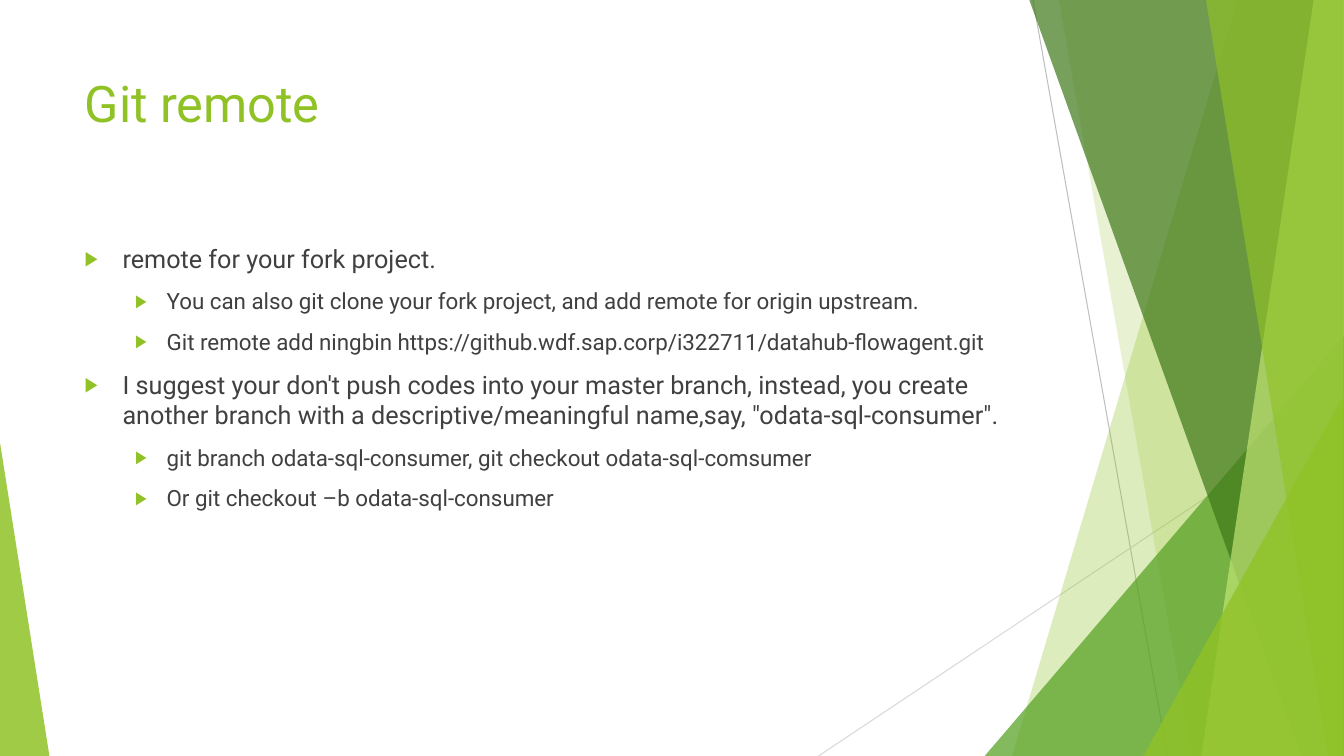
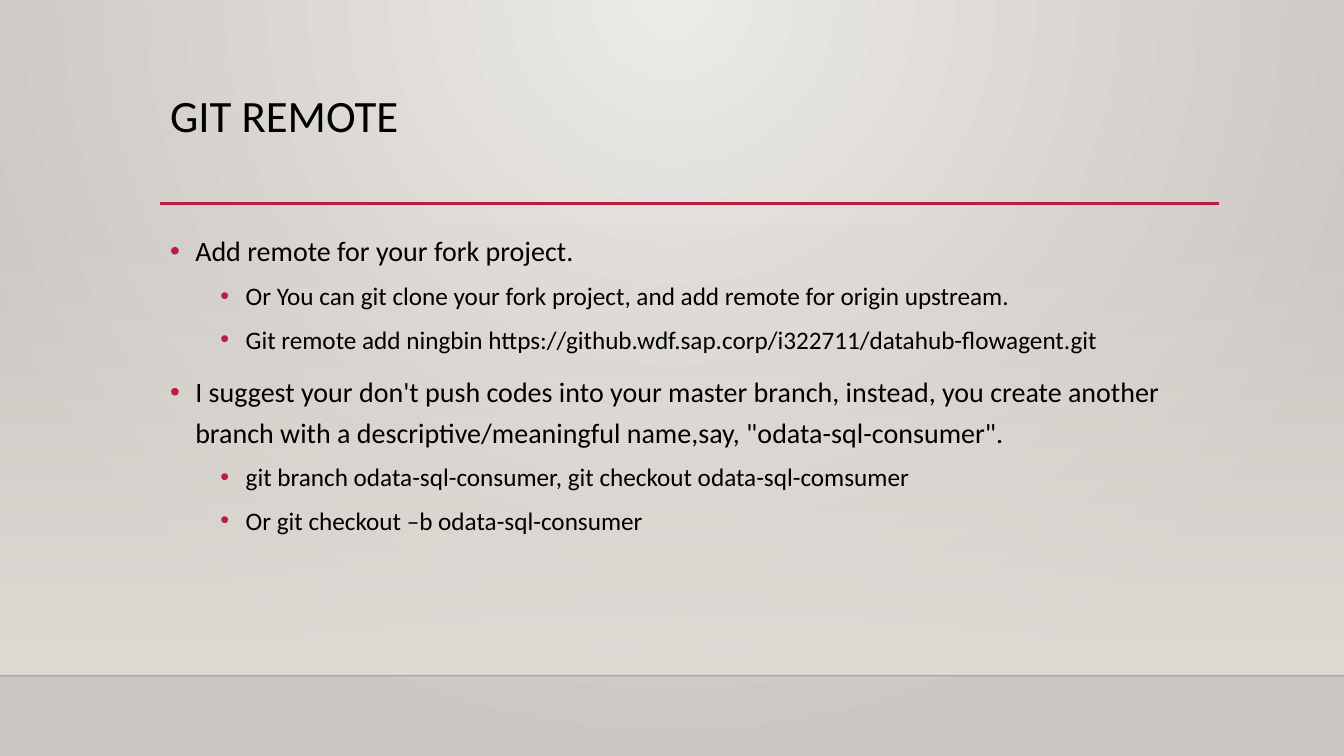
Before and after one commit to ningbin/github-flow-demo, a slide deck: slide 6 of github-flow.pptx. Drawn at 1344x756 pixels with LibreOffice and Linux fonts; fonts in the diff are those of the drawing; background and template pictures are left out. Boxes give left, top, right and bottom in pixels: in the first picture for what was removed or moved away, otherwise in the second. Text is boxed around its words. In the diff, an @@ line names an element or a change of style, - is before the commit and + after.

Commit message:
update ppt

```diff
--- a/github-flow.pptx
+++ b/github-flow.pptx
@@ background #FFFFFF to gradient #ECEAE7 to #CAC7C1 @@
@@ title at (x1=170, y1=103, x2=399, y2=133): text changed; size 36 to 32 pt; font Roboto to Calibri; text colour #90C226 to #000000 @@
-Git remote
+GIT REMOTE
@@ line added from (160, 204) to (1220, 204), #B71E42 2.5 pt @@
@@ rectangle added at (x1=0, y1=223, x2=1344, y2=676), fill gradient #DFDBD5 @@
@@ text "Add remote for your fork ..." moved from (x1=123, y1=249, x2=998, y2=511) to (x1=195, y1=241, x2=1159, y2=535) @@
@@ text at (x1=195, y1=241, x2=1009, y2=310): text changed; size 16 to 18 pt; font Roboto to Calibri; text colour #404040 to #000000 @@
-▶ remote for your fork project.
-  ▶ You can also git clone your fork project, and add remote for origin upstream.
+• Add remote for your fork project.
+  • Or You can git clone your fork project, and add remote for origin upstream.
@@ text at (x1=195, y1=331, x2=1159, y2=535): size 16 to 18 pt in "Git remote add ningbin https://github.wdf.sap.corp/i322711/d ...", "git branch odata-sql-consumer, git checkout odata-sql-comsum ...", "Or git checkout –b odata-sql-consumer"; font Roboto to Calibri, text colour #404040 to #000000 in "Git remote add ningbin https://github.wdf.sap.corp/i322711/d ...", "I suggest your don't push codes into ...", "git branch odata-sql-consumer, git checkout odata-sql-comsum ...", "Or git checkout –b odata-sql-consumer"; size 18 to 20 pt in "I suggest your don't push codes into ..."; bullet ▶ to •; line spacing 1 to 1.2; less space between paragraphs; bullet colour #90C226 to #B71E42 @@
@@ group removed at (x1=0, y1=0, x2=1344, y2=756): 5 freeform shapes, 3 triangles, 2 lines @@
@@ line added from (0, 676) to (1344, 676), #000001 1 pt @@
```
Also in this commit, not shown: 7 other slides changed.
